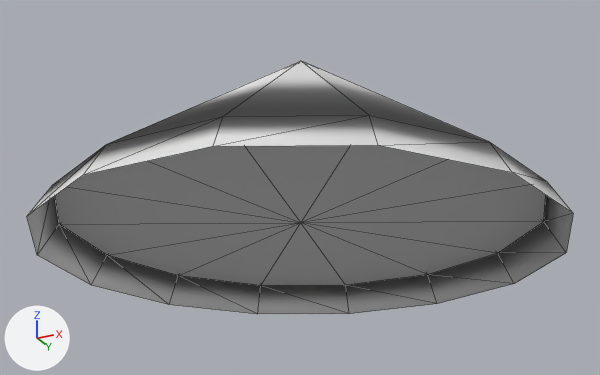
An edit to the OBJ model models/areas/sprouthollow/thatch_0_1.obj, drawn before and after from the same camera.
Before and after are seen from a 50 mm lens placed at (11.77, -31.55, 0.23), pointed at (7.93, -23.87, 3.69). Arrows for +X, +Y and +Z are at lower left; the lights stay in place. The picture after the commit comes second. Mesh edges are drawn as thin lines. Where no turn or scale is listed for an object, it has been applied to the vertices. Vertices at exactly the same position are counted once.

The first picture shows 'thatch_0_1'.
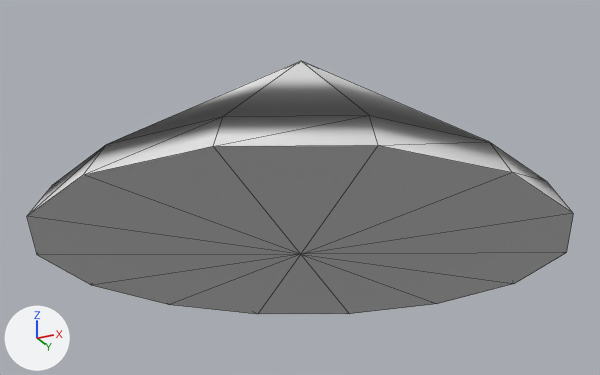
Patch to the scene script:
```diff
--- a/models/areas/sprouthollow/thatch_0_1.obj.py
+++ b/models/areas/sprouthollow/thatch_0_1.obj.py
@@ me_thatch_0_1 @@
 # used by ob_thatch_0_1; location = (0.0, 0.0, 0.0)
-me_thatch_0_1.from_pydata(...)  # 37 vertices, 64 faces; spans x 5.2..10.8, y -26.73..-21.27, z 2.87..5.22
+me_thatch_0_1.from_pydata(...)  # 38 vertices, 78 faces; spans x 5.2..10.8, y -26.73..-21.27, z 2.87..5.22
+# me_thatch_0_1 part 1
+# 19 faces are deleted
+# 1 vertex is added at (8.0, -24.0, 2.87)
+# 33 new faces join them
```

Boxes (x1, y1, x2, y2) around the edits, measured in the pictures (600 x 375 px):
part 1 of me_thatch_0_1, built on: before (108, 61, 368, 144); after (27, 145, 573, 314)
